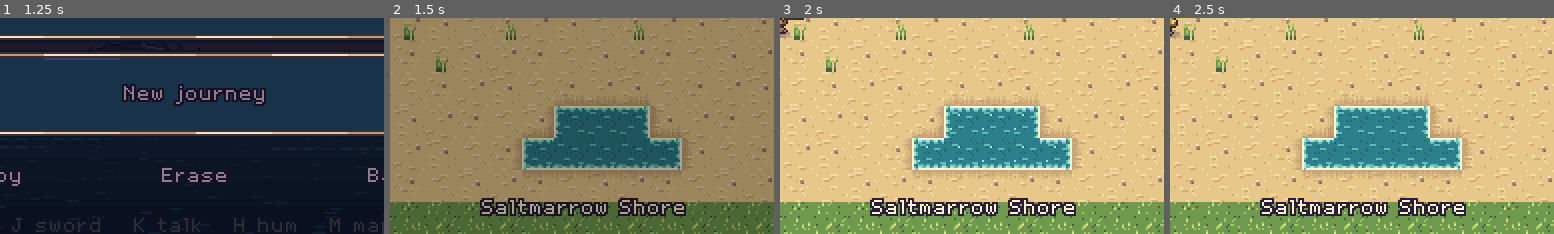
Above: before the commit, frames 1-4 (left to right).
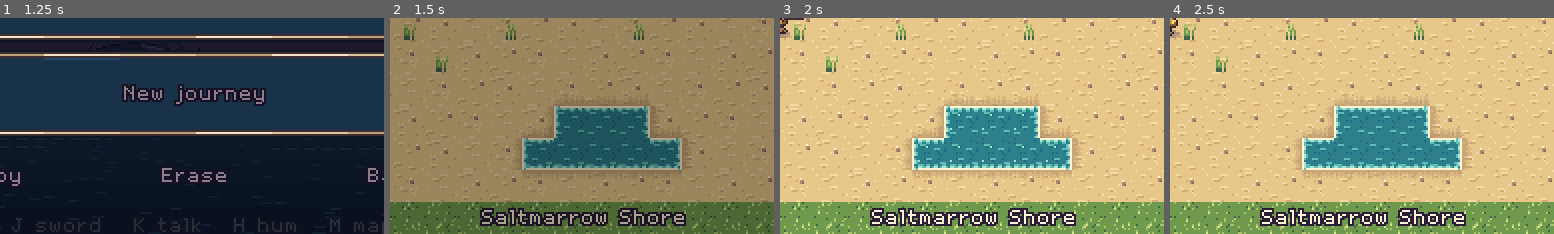
Above: after the commit, the same moments.

Repository: ashciraulo/Leviathan
Game: Godot game, scene res://scenes/title.tscn
Same seed, same stepped clock (60 frames per second), same inputs: the game is played once before the commit and once after it.
Inputs (mouse positions are % of the whole screen's width and height, from its top left):
- Up to frame 1 (1.25 s): click "~ Journeys ~" at 0.5 s
- Up to frame 2 (1.5 s): tap Enter (ui_accept) at 1.25 s; move the mouse to (72, 45) at 1.27 s; hold D (move_right) from 1.28 s (still down); hold J (attack) from 1.28 s (still down); click (72, 45) at 1.42 s
- Up to frame 3 (2 s): keep holding D (move_right); keep holding J (attack); tap Enter (ui_accept) at 1.52, 1.82 s
- Up to frame 4 (2.5 s): release D (move_right) at 2 s; release J (attack) at 2 s; drag from (30, 55) to (60, 35) at 2.02 s
The pictures show only the part of the screen within x 24-74%, y 48-98%; the shares and areas given below are measured in that part.

Frame 1 is identical in both runs. In frame 2, 4.8% of the frame differs, in the area x 23-78%, y 83-97%; in frame 3, 4.8%; in frame 4, 4.8%.

Commit message:
Fix music crossfade, charge chime reset and toast headroom from review
Music cue changes now crossfade (the new track fades in while the old
fades out), and a second change mid-fade no longer stops the track it
switches to. The charge chime resets on every charge, missing jingles
get placeholder sounds, and large-text toasts grow upwards.

Co-Authored-By: Claude Opus 5.5 <noreply@anthropic.com>
Claude-Session: https://claude.ai/code/session_01UYEn5XNFqF3kHpJE79NMXE

Diff:
--- a/scripts/autoload/audio.gd
+++ b/scripts/autoload/audio.gd
@@ -90,6 +90,8 @@
 	"save": {"wave": "triangle", "f0": 523.0, "f1": 523.0, "dur": 0.4, "vol": 0.35, "steps": 3},
 	# Jingles (until Ash's real ones exist)
 	"jingle_item": {"wave": "square", "f0": 523.0, "f1": 523.0, "dur": 0.7, "vol": 0.3, "steps": 4},
+	"jingle_pearl": {"wave": "triangle", "f0": 784.0, "f1": 784.0, "dur": 0.9, "vol": 0.35, "steps": 4},
+	"jingle_secret": {"wave": "square", "f0": 440.0, "f1": 880.0, "dur": 0.8, "vol": 0.28, "steps": 4},
 	"jingle_bell": {"wave": "triangle", "f0": 392.0, "f1": 392.0, "dur": 1.4, "vol": 0.4, "steps": 5},
 	"jingle_puzzle": {"wave": "square", "f0": 659.0, "f1": 659.0, "dur": 0.5, "vol": 0.28, "steps": 3, "caption": "CAPTION_PUZZLE"},
 	"jingle_game_over": {"wave": "triangle", "f0": 392.0, "f1": 196.0, "dur": 1.4, "vol": 0.4},
@@ -108,6 +110,7 @@
 var _last_played: Dictionary = {}
 var _warned: Dictionary = {}
 var _duck_tween: Tween
+var _music_tween: Tween
 
 
 func _ready() -> void:
@@ -145,15 +148,24 @@
 	_music_index = 1 - _music_index
 	var new := _music[_music_index]
 	var stream := _load(MUSIC_DIR, cue) if cue != "" else null
-	var tween := create_tween().set_parallel(true)
+	# A cue change mid-fade or mid-jingle: the old tweens would otherwise
+	# keep pushing (and later stop) the player about to be reused.
+	if _music_tween:
+		_music_tween.kill()
+	if _duck_tween:
+		_duck_tween.kill()
+	new.stop()
+	if not old.playing and stream == null:
+		return
+	_music_tween = create_tween().set_parallel(true)
 	if old.playing:
-		tween.tween_property(old, "volume_db", -60.0, fade)
-		tween.chain().tween_callback(old.stop)
+		_music_tween.tween_property(old, "volume_db", -60.0, fade)
+		_music_tween.tween_callback(old.stop).set_delay(fade)
 	if stream:
 		new.stream = stream
 		new.volume_db = -60.0
 		new.play()
-		tween.tween_property(new, "volume_db", 0.0, fade)
+		_music_tween.tween_property(new, "volume_db", 0.0, fade)
 
 
 func stop_music(fade: float = FADE_TIME) -> void:
--- a/scripts/player/player.gd
+++ b/scripts/player/player.gd
@@ -385,6 +385,8 @@
 	state = new_state
 	_state_time = 0.0
 	hum_progress = 0.0
+	if new_state == State.CHARGE:
+		_charge_chimed = false
 
 
 func _hum_requested() -> bool:
--- a/scripts/ui/hud.gd
+++ b/scripts/ui/hud.gd
@@ -30,6 +30,8 @@
 	_toast.set_anchors_and_offsets_preset(Control.PRESET_BOTTOM_WIDE)
 	_toast.offset_top = -22
 	_toast.offset_bottom = -6
+	# Grows upwards when large text wraps it onto more lines.
+	_toast.vertical_alignment = VERTICAL_ALIGNMENT_BOTTOM
 	_toast.modulate.a = 0.0
 	add_child(_toast)
 	Events.toast.connect(show_toast)
@@ -54,7 +56,7 @@
 	# Large text doubles toasts (Tide stays crisp at whole multiples).
 	var big := Settings.large_text
 	_toast.add_theme_font_size_override("font_size", UI.FONT_SIZE * (2 if big else 1))
-	_toast.offset_top = -50 if big else -22
+	_toast.offset_top = -72 if big else -22
 	_toast.autowrap_mode = TextServer.AUTOWRAP_WORD_SMART
 	if text_key == "":
 		return
